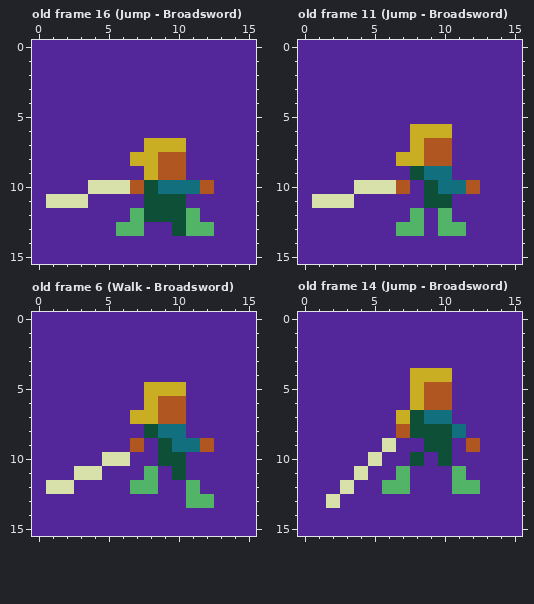
Pixel-art file, stored at gfx/objects.aseprite. The first picture shows the starting point.
16x16 pixels, 24 frames. Shown: old frame 16 (Jump - Broadsword), old frame 11 (Jump - Broadsword), old frame 6 (Walk - Broadsword), old frame 14 (Jump - Broadsword). The commit also changed other frames, which this record leaves out.
Now the later version:
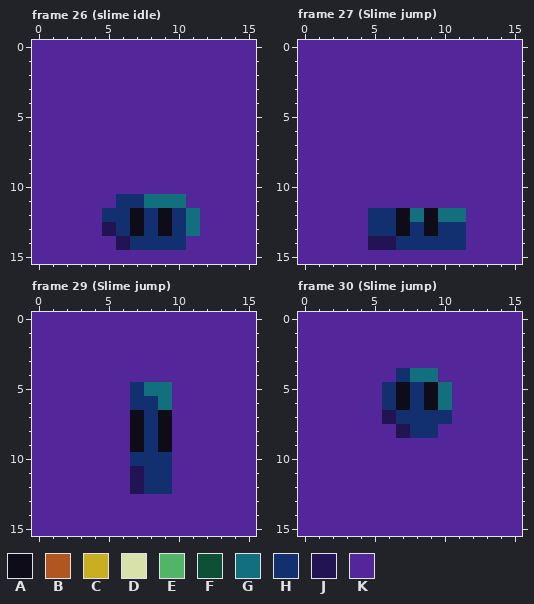
Palette (. is transparent): A #0e0c19  B #b05621  C #c9ad23  D #d8e1a9  E #52b466  F #0e4f38  G #126f7e  H #122f70  J #221452  K #53269a
A new or re-ordered frame is compared with the old frame closest to it.
Change:
frames 24 -> 31
Frame 26 (slime idle) is new; against old frame 16 (Jump - Broadsword), layers "Sword", "Character":
y 7: x 8..10 CCC -> KKK
y 8: x 7..10 CCBB -> KKKK
y 9: x 8..10 CBB -> KKK
y 10: x 4..12 DDDBFGGGB -> KKKKKKKKK
y 11: x 1..3 DDD -> KKK; x 6..10 KKFFF -> HHGGG
y 12: x 5..11 KKEFFFE -> HHAHAHG
y 13: x 5..12 KEEKKFEE -> JHAHAHGK
y 14: x 6..10 KKKKK -> JHHHH
Frame 27 (Slime jump) is new; against old frame 11 (Jump - Broadsword), layers "Sword", "Character":
y 6: x 8..10 CCC -> KKK
y 7: x 8..10 CBB -> KKK
y 8: x 7..10 CCBB -> KKKK
y 9: x 8..10 FGG -> KKK
y 10: x 4..7 DDDB -> KKKK; x 9..12 FGGB -> KKKK
y 11: x 1..3 DDD -> KKK; x 9..10 FF -> KK
y 12: x 5..11 KKKEKEK -> HHAGAGG
y 13: x 5..11 KKEEKEE -> HHAHAHH
y 14: x 5..11 KKKKKKK -> JJHHHHH
Frame 29 (Slime jump) is new; against old frame 6 (Walk - Broadsword), layers "Sword", "Character":
y 5: x 7..10 KCCC -> HGGK
y 6: x 7..10 KCBB -> HHGK
y 7: x 7..10 CCBB -> AHAK
y 8: x 7..10 KFGG -> AHAK
y 9: x 7..12 BKFGGB -> AHAKKK
y 10: x 5..10 DDKKFF -> KKHHHK
y 11: x 3..4 DD -> KK; x 7..10 KEKF -> JHHK
y 12: x 1..2 DD -> KK; x 7..9 EEK -> JHH; x 11 E -> K
y 13: x 11..12 EE -> KK
Frame 30 (Slime jump) is new; against old frame 14 (Jump - Broadsword), layers "Sword", "Character":
y 4: x 7..10 KCCC -> HGGK
y 5..6: x 6..10 KKCBB -> HAHAG
y 7: x 6..10 KCFGG -> JHHHH
y 8: x 7..11 BFFFG -> JHHKK
y 9: x 6 D -> K; x 9..10 FF -> KK; x 12 B -> K
y 10: x 5 D -> K; x 8 F -> K; x 10 F -> K
y 11: x 4 D -> K; x 7 E -> K; x 11 E -> K
y 12: x 3 D -> K; x 6..7 EE -> KK; x 11..12 EE -> KK
y 13: x 2 D -> K
